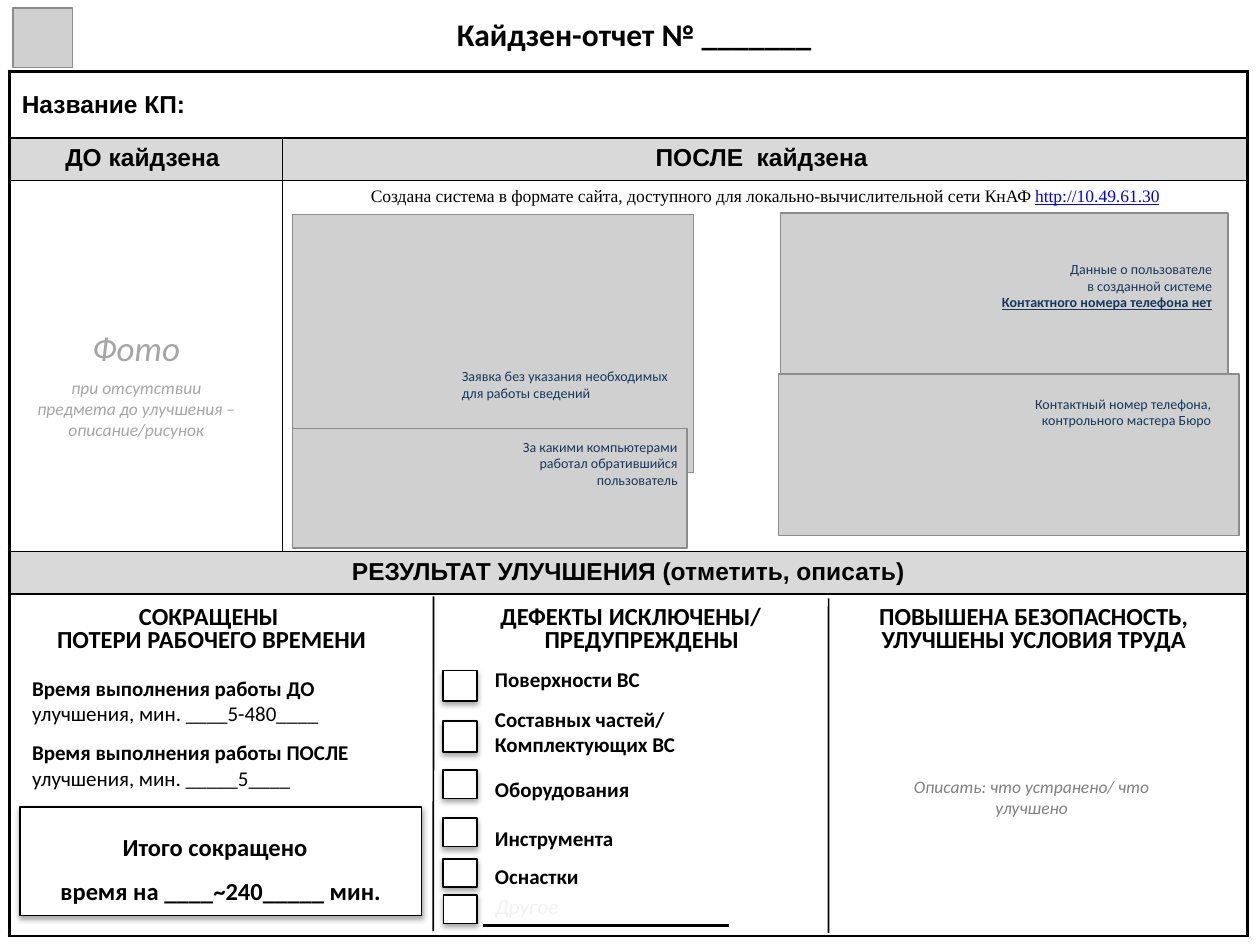
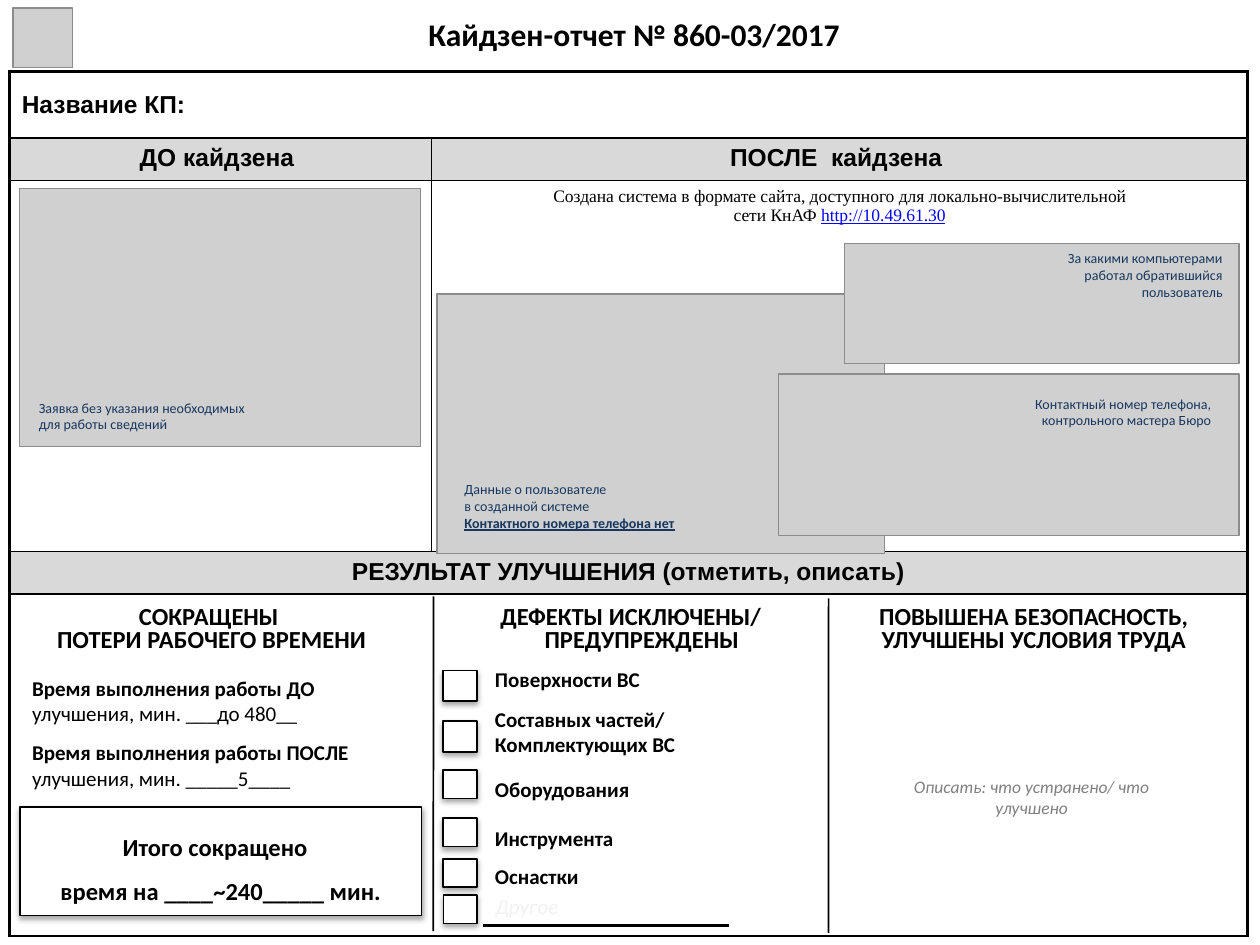
Before and after one commit to babuzinga/www.log-server.local, a slide deck: slide 2 of kaizen/бланк_КП.pptx. Drawn at 1260x945 pixels with LibreOffice and Linux fonts; fonts in the diff are those of the drawing; grey boxes stand for pictures. Boxes give left, top, right and bottom in pixels: in the first picture for what was removed or moved away, otherwise in the second. Text is boxed around its words. In the diff, an @@ line names an element or a change of style, - is before the commit and + after.

Commit message:
2017-06-09 14-35

```diff
--- a/kaizen/бланк_КП.pptx
+++ b/kaizen/бланк_КП.pptx
@@ text at <box>428,24,840,51</box>: text changed @@
-Кайдзен-отчет № _______
+Кайдзен-отчет № 860-03/2017
@@ table at <box>9,72,1247,936</box> @@
-row 3, column 2: Создана система в формате сайта, доступного для локально-вычислительной сети КнАФ http://10.49.61.30
+row 3, column 2: Создана система в формате сайта, доступного для локально-вычислительной / сети КнАФ http://10.49.61.30
@@ picture: place and size @@
-picture at <box>292,214,693,472</box>
+picture at <box>20,189,421,447</box>
@@ picture: place and size @@
-picture at <box>292,428,687,548</box>
+picture at <box>844,243,1239,363</box>
@@ text "За какими компьютерами": place and size @@
-text "За какими компьютерами" at <box>523,443,678,485</box>
+text "За какими компьютерами" at <box>1068,254,1223,297</box>
@@ picture: place and size @@
-picture at <box>781,213,1228,472</box>
+picture at <box>437,294,885,553</box>
@@ text "Заявка без указания необходимых": place and size @@
-text "Заявка без указания необходимых" at <box>462,371,667,401</box>
+text "Заявка без указания необходимых" at <box>39,403,244,432</box>
@@ text "Данные о пользователе": place and size @@
-text "Данные о пользователе" at <box>1002,265,1212,310</box>
+text "Данные о пользователе" at <box>464,485,674,531</box>
@@ text "Данные о пользователе" at <box>464,485,674,531</box>: alignment right to left @@
@@ text at <box>32,681,315,725</box>: text changed @@
-Время выполнения работы ДО улучшения, мин. ____5-480____
+Время выполнения работы ДО улучшения, мин. ___до 480__
```
Also in this commit, not shown: 1 other slide changed.
